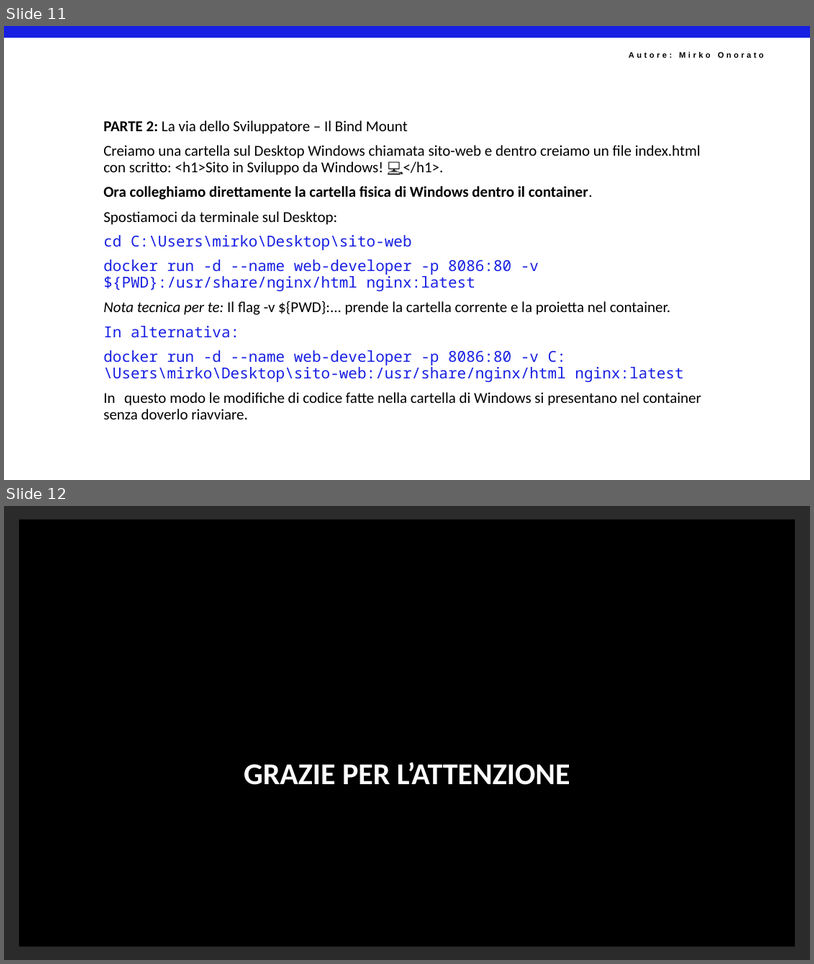
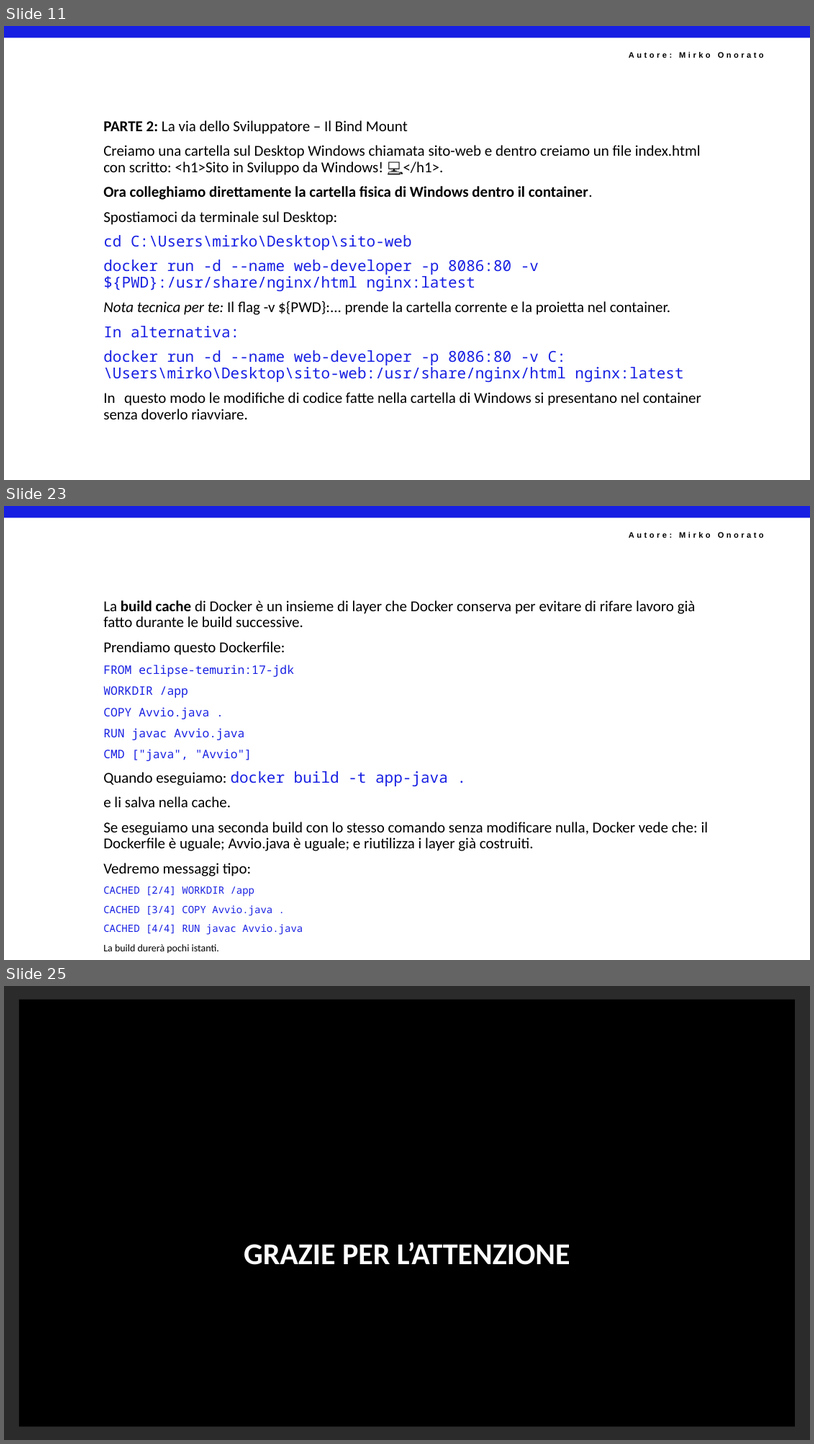
Before and after one commit to mirkoSkF/Docker-Labs, a slide deck: Raccolta esercizi - Docker Atomo.pptx. Shown one above the other, each under a label of ours: slides 11 and 12 before the commit, slides 11, 23 and 25 after it; the slides between them are not shown. The pictures are 814x964 and 814x1444 pixels, drawn with LibreOffice and Linux fonts; fonts in the diff are those of the drawing; background and template pictures are left out; a plain dark background stands for a picture behind light text. Boxes give left, top, right and bottom in pixels: in the first picture for what was removed or moved away, otherwise in the second. Text is boxed around its words. In the diff, an @@ line names an element or a change of style, - is before the commit and + after.

```diff
--- a/Raccolta esercizi - Docker Atomo.pptx
+++ b/Raccolta esercizi - Docker Atomo.pptx
@@ slide 23 added at bbox=[4, 506, 810, 960], background #FFFFFF; not listed: 2 template elements that a slide beside it also shows @@
@@ text added at bbox=[103, 600, 709, 953], 18 pt, text #000000 @@
+La build cache di Docker è un insieme di layer che Docker conserva per evitare di rifare lavoro già fatto durante le build successive.
+Prendiamo questo Dockerfile:
+FROM eclipse-temurin:17-jdk
+WORKDIR /app
+COPY Avvio.java .
+RUN javac Avvio.java
+CMD ["java", "Avvio"]
+Quando eseguiamo: docker build -t app-java .
+e li salva nella cache.
+Se eseguiamo una seconda build con lo stesso comando senza modificare nulla, Docker vede che: il Dockerfile è uguale; Avvio.java è uguale; e riutilizza i layer già costruiti.
+Vedremo messaggi tipo:
+CACHED [2/4] WORKDIR /app
+CACHED [3/4] COPY Avvio.java .
+CACHED [4/4] RUN javac Avvio.java
+La build durerà pochi istanti.
@@ what was slide 12 is now slide 25 @@
```
Also in this commit, not shown: 2 slides changed, 12 other slides added.
